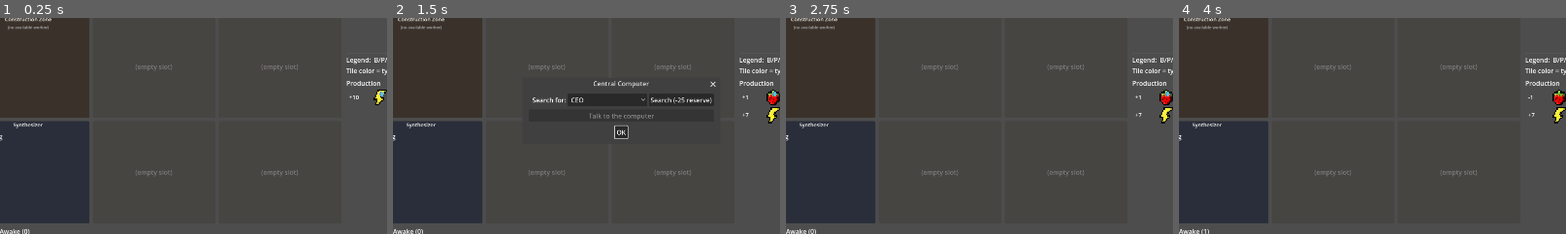
Above: before the commit, frames 1-4 (left to right).
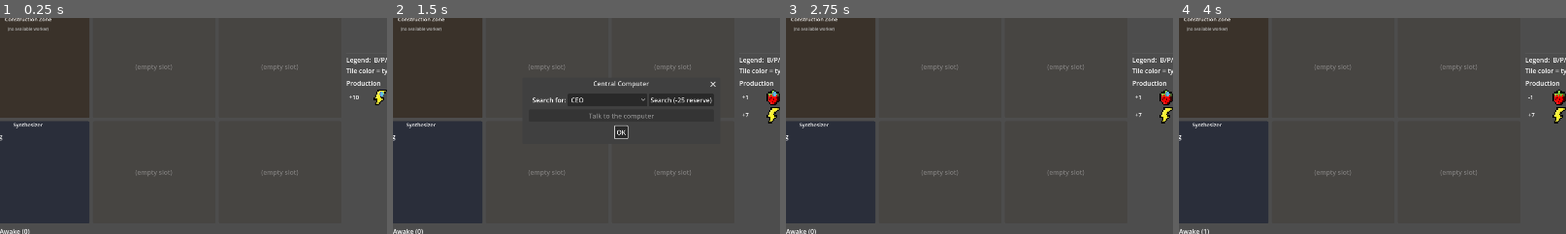
Above: after the commit, the same moments.

Repository: Infornographie/degel
Game: Godot game, scene res://scenes/main_ui.tscn
The game is run twice, just before and just after one commit, with the same random seed, the same clock (stepped at 60 frames per second) and the same inputs.
Inputs:
- Up to frame 1 (0.25 s): no input
- Up to frame 2 (1.5 s): click "Running" at 0.5 s; click "Interact" at 1.25 s
- Up to frame 3 (2.75 s): click "OK" at 2 s
- Up to frame 4 (4 s): click "Wake" at 2.75 s; click "Advance one turn" at 3.5 s
The pictures show only the part of the screen within x 21-70%, y 28-77%; the shares and areas given below are measured in that part.

The runs differ from the first frame. In frame 1, 0.1% of the frame differs, in the area x 2-13%, y 3-7%; in frame 2, 0.1%; in frame 3, 0.1%; in frame 4, 0.1%.

Commit message:
Buillding affectation
- survivants assignables à un bâtiment

Diff:
--- a/localization/translations.csv
+++ b/localization/translations.csv
@@ -90,3 +90,10 @@
 RESOURCE_HEAT,Chaleur,Heat
 BUILDING_CONSTRUCTION_ZONE,Zone de construction,Construction Zone
 BUILDING_CAMPFIRE,Feu de camp,Campfire
+LABEL_ASSIGN_WORKER,Affecter un travailleur,Assign a worker
+LABEL_NO_AVAILABLE_WORKER,(aucun éveillé pour le moment),(no awake survivor yet)
+TOOLTIP_CLICK_TO_UNASSIGN,(Clic pour retirer),(Click to unassign)
+BTN_ASSIGN,Affecter,Assign
+BTN_UNASSIGN,Retirer,Unassign
+ROLE_BUILDING_WORKER,Travailleur,Worker
+LABEL_CLEAR_BUILDING,Vider le bâtiment,Clear building
--- a/scenes/main_ui.gd
+++ b/scenes/main_ui.gd
@@ -43,6 +43,7 @@
 	GameState.tile_assignment_changed.connect(_refresh)
 	GameState.run_ended.connect(_on_run_ended)
 	GameState.nightly_deaths.connect(_on_nightly_deaths)
+	GameState.building_assignment_changed.connect(_refresh)
 	# On cache l'UI le temps que le layout se calcule
 	modulate.a = 0.0
 	await get_tree().process_frame
@@ -554,12 +555,27 @@
 		_add_label(_awake_list, tr("LABEL_NOBODY_AWAKE"))
 
 func _add_awake_row(s: Survivor) -> void:
-	var location := tr("LABEL_IN_BUNKER") if s.tile_key == "" else tr("LABEL_AT_TILE") + _format_tile_label(s.tile_key)
+	var location: String
+	var role: String
+	if s.tile_key != "":
+		location = tr("LABEL_AT_TILE") + _format_tile_label(s.tile_key)
+		role = _job_label(s.job)
+	elif s.building_id != "":
+		var b: Building = GameState._find_building(s.building_id)
+		if b != null:
+			location = tr("LABEL_AT_TILE") + tr(b.config.name_key)
+			role = tr("ROLE_BUILDING_WORKER")
+		else:
+			location = tr("LABEL_IN_BUNKER")
+			role = _job_label(s.job)
+	else:
+		location = tr("LABEL_IN_BUNKER")
+		role = _job_label(s.job)
 	var prod := _format_output(s)
 	var tooltip := "%s\n%s\n%s — %s" % [
 		s.name,
 		tr(s.profession),
-		_job_label(s.job),
+		role,
 		location,
 	]
 	if prod != "":
@@ -872,18 +888,18 @@
 		icons.add_child(_make_production_icon(resource_name, overlay))
 	return row
 
-func _make_resource_icon(resource_name: String, size: int) -> Control:
+func _make_resource_icon(resource_name: String, icon_size: int) -> Control:
 	var sprite_path := RESOURCE_SPRITE_PATH % resource_name
 	if ResourceLoader.exists(sprite_path):
 		var icon := TextureRect.new()
 		icon.texture = load(sprite_path)
 		icon.texture_filter = CanvasItem.TEXTURE_FILTER_NEAREST
-		icon.custom_minimum_size = Vector2(size, size)
+		icon.custom_minimum_size = Vector2(icon_size, icon_size)
 		icon.stretch_mode = TextureRect.STRETCH_KEEP_ASPECT_CENTERED
 		return icon
 	var placeholder := ColorRect.new()
 	placeholder.color = _placeholder_color(resource_name)
-	placeholder.custom_minimum_size = Vector2(size, size)
+	placeholder.custom_minimum_size = Vector2(icon_size, icon_size)
 	return placeholder
 
 const OVERLAY_PATH := "res://assets/resources/%s.png"
@@ -925,9 +941,103 @@
 	vbox.add_theme_constant_override("separation", 4)
 	panel.add_child(vbox)
 	vbox.add_child(_slot_title(tr(b.config.name_key)))
-	var info := Label.new()
-	info.text = tr("LABEL_NO_WORKER")
-	info.horizontal_alignment = HORIZONTAL_ALIGNMENT_CENTER
-	info.add_theme_font_size_override("font_size", 10)
-	info.modulate = Color(0.7, 0.7, 0.7)
-	vbox.add_child(info)
+	# Affichage des colons assignés (sprites)
+	var workers_row := HBoxContainer.new()
+	workers_row.add_theme_constant_override("separation", 4)
+	workers_row.alignment = BoxContainer.ALIGNMENT_CENTER
+	vbox.add_child(workers_row)
+	if b.worker_ids.is_empty():
+		var info := Label.new()
+		info.text = tr("LABEL_NO_WORKER")
+		info.horizontal_alignment = HORIZONTAL_ALIGNMENT_CENTER
+		info.add_theme_font_size_override("font_size", 10)
+		info.modulate = Color(0.7, 0.7, 0.7)
+		vbox.add_child(info)
+	else:
+		for wid in b.worker_ids:
+			var s: Survivor = GameState.roster.get_by_id(wid)
+			if s != null:
+				workers_row.add_child(_make_assigned_worker_sprite(s))
+	# Le clic sur le panel ouvre le popup d'affectation
+	panel.mouse_filter = Control.MOUSE_FILTER_STOP
+	panel.gui_input.connect(func(event: InputEvent):
+		if event is InputEventMouseButton and event.pressed and (event.button_index == MOUSE_BUTTON_LEFT or event.button_index == MOUSE_BUTTON_RIGHT):
+			_open_building_popup(b, event.global_position))
+
+func _make_assigned_worker_sprite(s: Survivor) -> Control:
+	var tooltip := "%s\n%s\n\n%s" % [
+		s.name,
+		tr(s.profession),
+		tr("TOOLTIP_CLICK_TO_UNASSIGN"),
+	]
+	var sprite := _make_survivor_sprite(s, tooltip)
+	sprite.mouse_default_cursor_shape = Control.CURSOR_POINTING_HAND
+	var sid := s.id
+	sprite.gui_input.connect(func(event: InputEvent):
+		if event is InputEventMouseButton and event.pressed and event.button_index == MOUSE_BUTTON_LEFT:
+			GameState.unassign_from_building(sid))
+	return sprite
+
+func _open_building_popup(b: Building, popup_position: Vector2) -> void:
+	# Nettoyage de l'ancien popup
+	if _tile_popup != null:
+		_tile_popup.queue_free()
+	for sub in _popup_submenus:
+		if sub != null:
+			sub.queue_free()
+	_popup_submenus.clear()
+	_tile_popup = PopupMenu.new()
+	add_child(_tile_popup)
+	# Si le bâtiment a déjà des workers : option Clear
+	if not b.worker_ids.is_empty():
+		_tile_popup.add_item(tr("LABEL_CLEAR_BUILDING"))
+		_tile_popup.set_item_metadata(_tile_popup.item_count - 1, {"action": "clear_building", "building_id": b.config.id})
+		_tile_popup.add_separator()
+	# Liste des éveillés
+	var any := false
+	for s in GameState.awake_survivors():
+		var location_hint := ""
+		if s.tile_key != "":
+			location_hint = "  ← " + _format_tile_label(s.tile_key)
+		elif s.building_id != "" and s.building_id != b.config.id:
+			var other: Building = GameState._find_building(s.building_id)
+			if other != null:
+				location_hint = "  ← " + tr(other.config.name_key)
+		elif s.building_id == b.config.id:
+			location_hint = "  " + tr("LABEL_HERE")
+		else:
+			location_hint = "  (" + tr("LABEL_IN_BUNKER") + ")"
+		_tile_popup.add_item("%s (%s)%s" % [s.name, tr(s.profession), location_hint])
+		_tile_popup.set_item_metadata(_tile_popup.item_count - 1, {
+			"action": "assign_to_building",
+			"survivor_id": s.id,
+			"building_id": b.config.id,
+		})
+		any = true
+	if not any:
+		_tile_popup.add_item(tr("LABEL_NO_AVAILABLE_WORKER"))
+		_tile_popup.set_item_disabled(_tile_popup.item_count - 1, true)
+	_tile_popup.id_pressed.connect(_on_building_popup_selected)
+	_tile_popup.position = Vector2i(popup_position)
+	_tile_popup.popup()
+
+func _on_building_popup_selected(index: int) -> void:
+	var meta = _tile_popup.get_item_metadata(index)
+	if meta == null:
+		return
+	match meta.get("action", ""):
+		"clear_building":
+			var b: Building = GameState._find_building(meta["building_id"])
+			if b != null:
+				# Retirer tous les workers
+				for wid in b.worker_ids.duplicate():
+					GameState.unassign_from_building(wid)
+		"assign_to_building":
+			var sid: int = meta["survivor_id"]
+			var bid: String = meta["building_id"]
+			var s: Survivor = GameState.roster.get_by_id(sid)
+			# Si le colon est déjà ici → on le retire
+			if s != null and s.building_id == bid:
+				GameState.unassign_from_building(sid)
+			else:
+				GameState.assign_to_building(sid, bid)
--- a/systems/core/game_state.gd
+++ b/systems/core/game_state.gd
@@ -20,6 +20,7 @@
 signal targeted_wake_failed(profession: String)
 signal tile_assignment_changed(tile: HexTile)
 signal run_ended(cause: EndCause)
+signal building_assignment_changed(building: Building)
 
 var config: GameConfig
 var tile_config: TileConfig
@@ -149,15 +150,14 @@
 	var tile := hex_map.get_tile_by_key(tile_key)
 	if tile == null or tile.type == HexTile.Type.BUNKER:
 		return false
+	# Libérer l'ancien occupant de la tuile, s'il y en a un
 	if tile.worker_id != -1 and tile.worker_id != survivor_id:
 		var previous: Survivor = roster.get_by_id(tile.worker_id)
 		if previous != null:
 			previous.tile_key = ""
-	if s.tile_key != "":
-		var old_tile := hex_map.get_tile_by_key(s.tile_key)
-		if old_tile != null:
-			old_tile.worker_id = -1
-			tile_assignment_changed.emit(old_tile)
+	# Le colon quitte son emplacement actuel
+	_remove_survivor_from_assignments(s)
+	# Affectation
 	s.tile_key = tile_key
 	tile.worker_id = survivor_id
 	tile_assignment_changed.emit(tile)
@@ -176,6 +176,60 @@
 
 func set_synth(on: bool) -> void:
 	synth_on = on
+
+## Affecte un colon éveillé à un bâtiment. Renvoie true si succès.
+## Le colon quitte sa tuile s'il en occupait une, ou son ancien bâtiment.
+func assign_to_building(survivor_id: int, building_id: String) -> bool:
+	if is_over:
+		return false
+	var s: Survivor = roster.get_by_id(survivor_id)
+	if s == null or not s.awake:
+		return false
+	var target: Building = _find_building(building_id)
+	if target == null or target.state != Building.State.OPERATIONAL:
+		return false
+	if target.worker_ids.size() >= target.workers_max():
+		return false
+	# Le colon quitte son emplacement actuel
+	_remove_survivor_from_assignments(s)
+	# On l'affecte au nouveau bâtiment
+	target.worker_ids.append(survivor_id)
+	s.building_id = building_id
+	building_assignment_changed.emit(target)
+	return true
+
+## Retire un colon d'un bâtiment.
+func unassign_from_building(survivor_id: int) -> bool:
+	var s: Survivor = roster.get_by_id(survivor_id)
+	if s == null or s.building_id == "":
+		return false
+	var b: Building = _find_building(s.building_id)
+	if b != null:
+		b.worker_ids.erase(survivor_id)
+		building_assignment_changed.emit(b)
+	s.building_id = ""
+	return true
+
+func _find_building(id: String) -> Building:
+	for b in buildings:
+		if b.config.id == id:
+			return b
+	return null
+
+## Helper : retire un colon de partout où il est assigné (tuile ou bâtiment).
+func _remove_survivor_from_assignments(s: Survivor) -> void:
+	if s.tile_key != "":
+		var t: HexTile = hex_map.get_tile_by_key(s.tile_key)
+		if t != null:
+			t.worker_id = -1
+			tile_assignment_changed.emit(t)
+		s.tile_key = ""
+	if s.building_id != "":
+		var b: Building = _find_building(s.building_id)
+		if b != null:
+			b.worker_ids.erase(s.id)
+			building_assignment_changed.emit(b)
+		s.building_id = ""
 
 # ── BOUCLE DE TOUR ──
 func advance_turn() -> void:
@@ -301,11 +355,7 @@
 	if _deaths_triggered:
 		var victim: Survivor = roster.pick_random_awake()
 		if victim != null:
-			if victim.tile_key != "":
-				var t := hex_map.get_tile_by_key(victim.tile_key)
-				if t != null:
-					t.worker_id = -1
-					tile_assignment_changed.emit(t)
+			_remove_survivor_from_assignments(victim)
 			roster.remove(victim)
 			var entry := {
 				"name": victim.name,
--- a/systems/survivors/survivor.gd
+++ b/systems/survivors/survivor.gd
@@ -8,7 +8,9 @@
 var awake: bool = false
 var job: int = 0   # GameState.Job.IDLE par défaut
 var tile_key: String = ""   # tuile où il travaille, "" si au bunker
+var building_id: String = ""   # bâtiment où il travaille, "" si pas en bâtiment
 var sprite_variant: int = 0
+
 
 func _init(p_id: int, p_name: String, p_profession: String) -> void:
 	id = p_id
